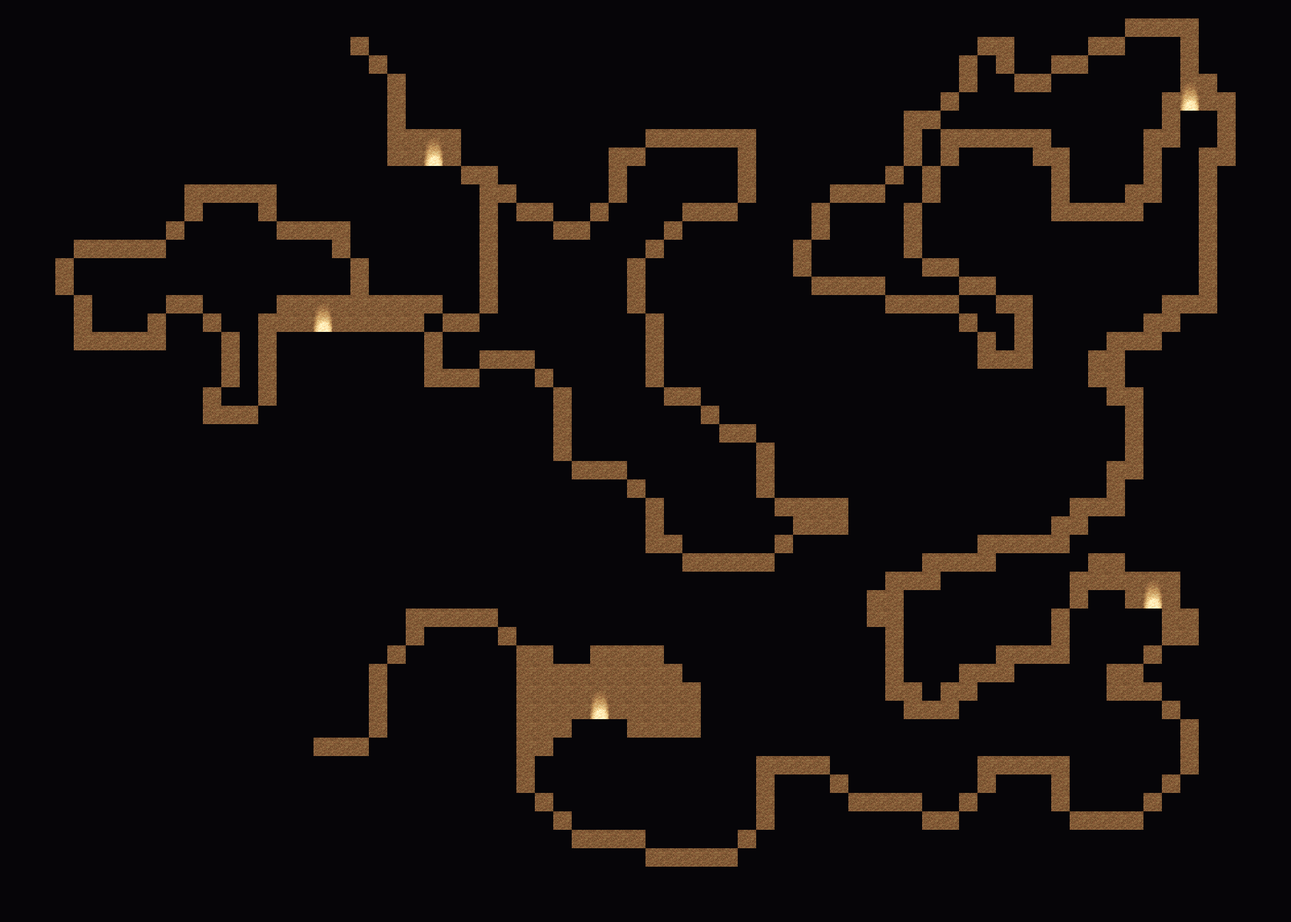
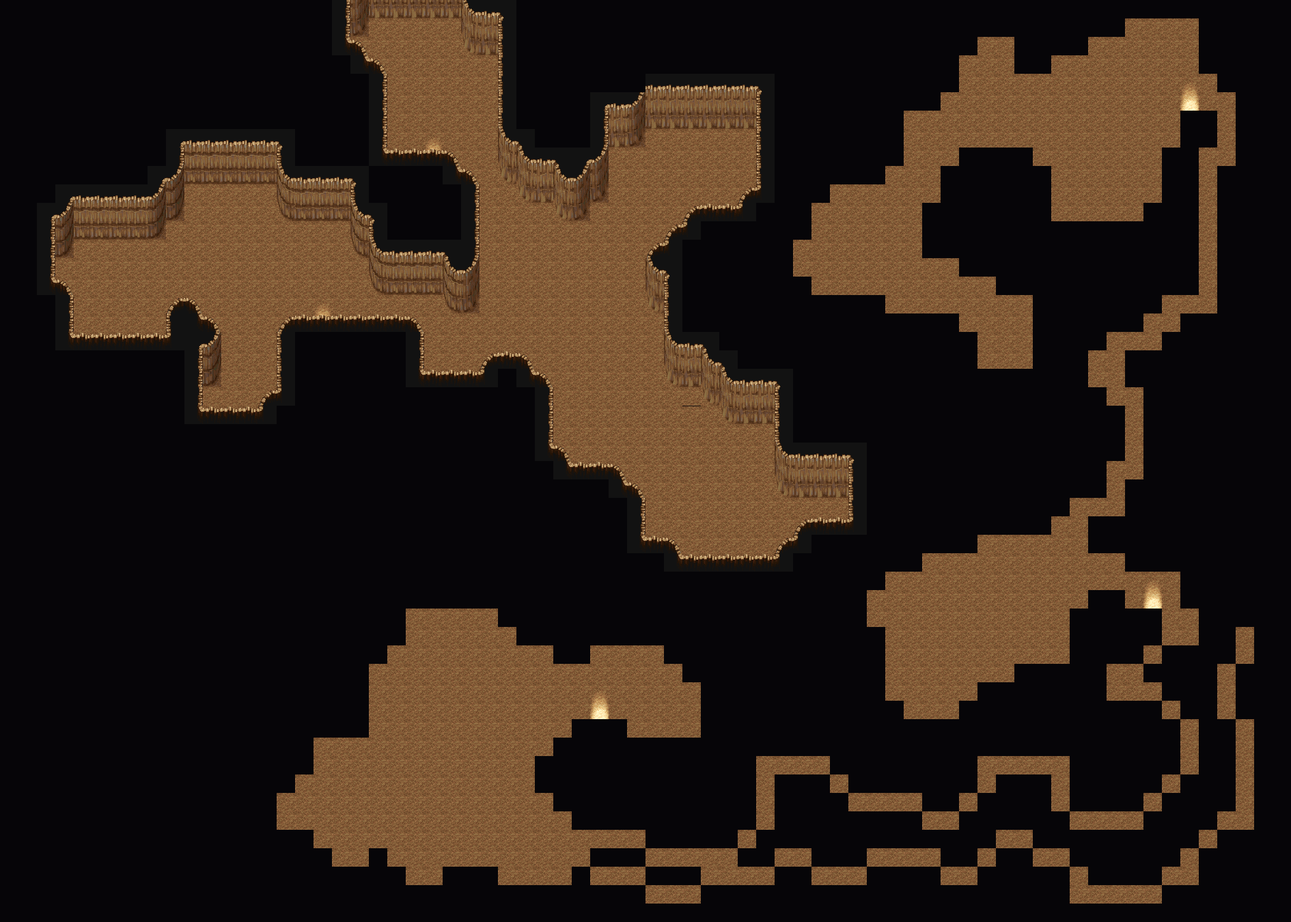
Two versions of the same layered image (1291×922). Layer-by-layer changes:
added layer "Top" above "Arrière-plan" over (55, 39, 849, 572)
painted on "Arrière-plan" over (36, 0, 1255, 905)
